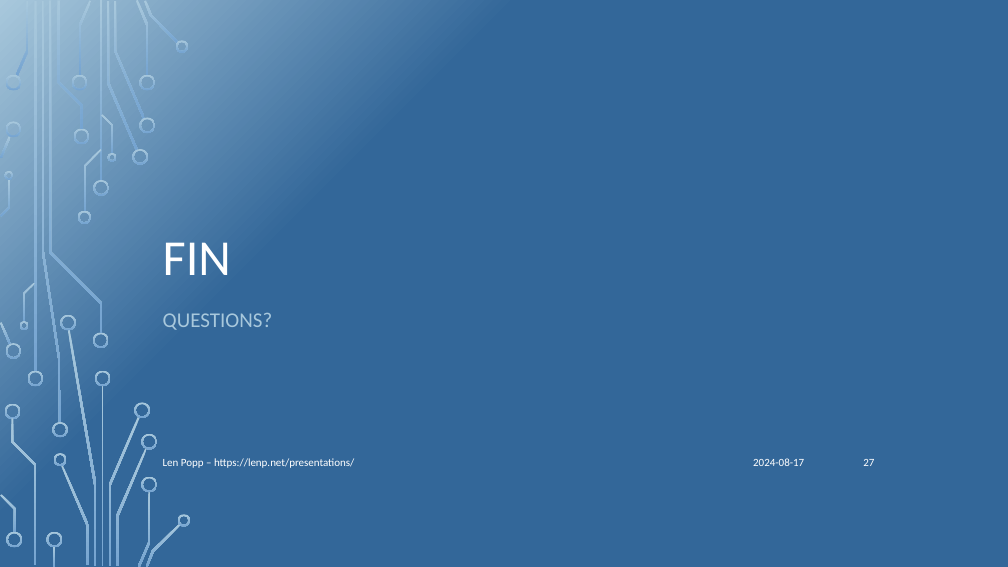
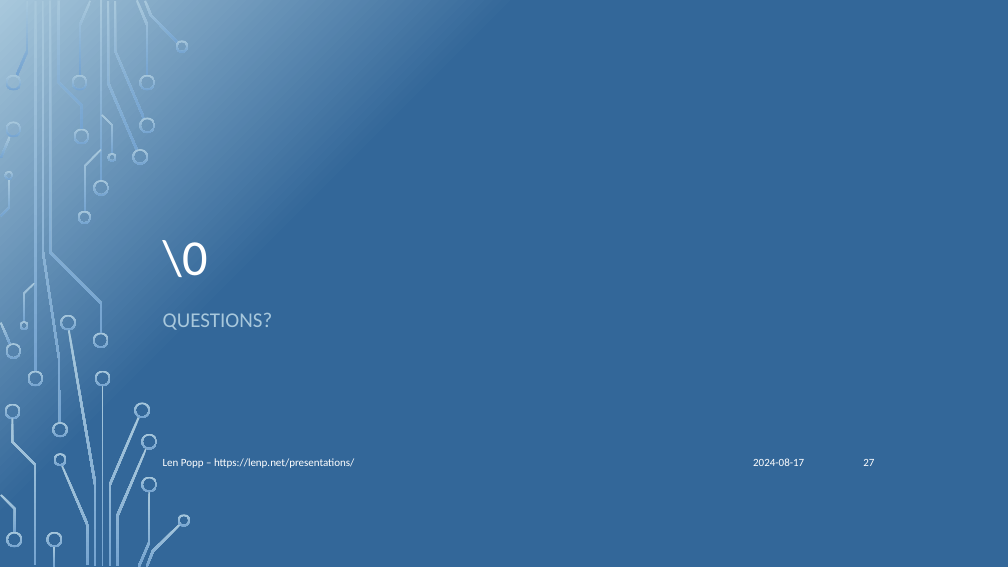
Before and after one commit to Len42/presentations, a slide deck: slide 27 of MakeVersionInfo/MakeVersionInfo.pptx. Drawn at 1008x567 pixels with LibreOffice and Linux fonts; fonts in the diff are those of the drawing; background and template pictures are left out. Boxes give left, top, right and bottom in pixels: in the first picture for what was removed or moved away, otherwise in the second. Text is boxed around its words. In the diff, an @@ line names an element or a change of style, - is before the commit and + after.

Commit message:
MakeVersionInfo: Null-terminate the slide deck (thanks J. McNellis)

```diff
--- a/MakeVersionInfo/MakeVersionInfo.pptx
+++ b/MakeVersionInfo/MakeVersionInfo.pptx
@@ title at (163, 240, 208, 277): text changed @@
-FIN
+\0
```
